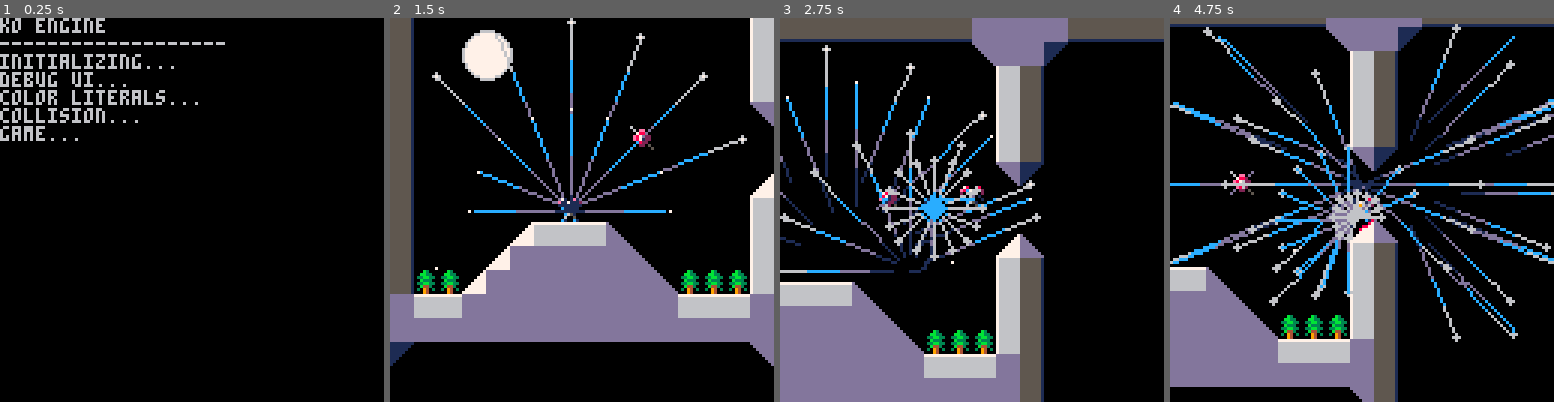
Above: before the commit, frames 1-4 (left to right).
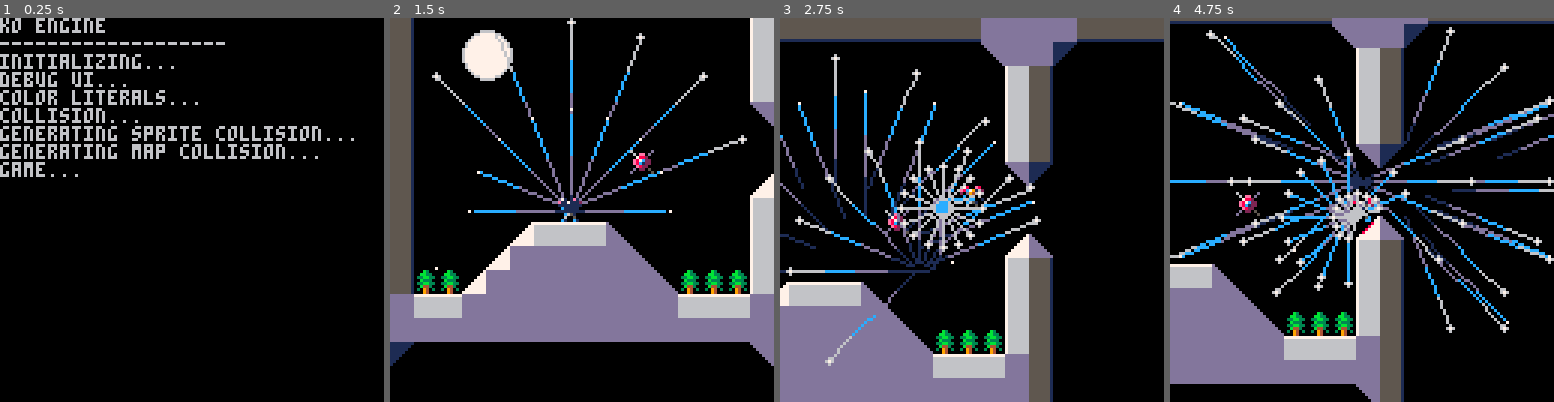
Above: after the commit, the same moments.

Repository: Shfty/carts
Game: PICO-8 cartridge PKO/PKO.p8
Same seed, same stepped clock (60 frames per second), same inputs: the game is played once before the commit and once after it.
Inputs (mouse positions are in pixels of both pictures, inside the frame that each line leads up to):
- Up to frame 1 (0.25 s): no input
- Up to frame 2 (1.5 s): tap X (X key) at 0.33, 1.07 s; click (670, 121) at 0.67 s; tap O (Z key) at 0.7 s; click (436, 267) at 1.22 s
- Up to frame 3 (2.75 s): hold Right 1.6-2.1 s; tap O (Z key) at 1.7, 2.1, 2.5 s; click (887, 114) at 1.77 s; tap X (X key) at 1.85 s; hold Up 2.15-2.42 s; click (952, 259) at 2.32 s; hold Right from 2.47 s (still down)
- Up to frame 4 (4.75 s): click (1404, 106) at 2.87 s; tap O (Z key) every 0.4 s from 2.9 to 4.5 s; tap X (X key) at 2.97, 4.08 s; release Right at 3.03 s; hold Left 3.08-3.58 s; click (1465, 256) at 3.42 s; hold Down 3.63-3.97 s; click (1231, 102) at 3.97 s; hold Right 4.02-4.68 s; click (1292, 248) at 4.52 s; hold Up from 4.73 s (still down)

The runs differ from the first frame. In frame 1, 2.8% of the frame differs, in the area x 0-93%, y 28-42%; in frame 2, 0.3%; in frame 3, 17%; in frame 4, 21%, in the area x 0-100%, y 0-100%.

Commit message:
Static collision generation for map

Diff:
--- a/PKO/PKO.p8
+++ b/PKO/PKO.p8
@@ -150,10 +150,8 @@
 -------------------------------
 log_buf = {}
 log_count = 1
-log_limit = 16
+log_limit = 1000
 function log(s)
-	if(debug == nil) return
-
 	local str = log_count..">"
 	str = str..tostr(s)
 	add(log_buf,str)
@@ -398,14 +396,17 @@
 
 	local sp = sidx2pos(s)
 
-	add(vs,trace_edge(s,1,1,true)-3.5)
-	add(vs,trace_edge(s,-1,1,true)-3.5)
-	add(vs,trace_edge(s,-1,1)-3.5)
-	add(vs,trace_edge(s,-1,-1)-3.5)
-	add(vs,trace_edge(s,-1,-1,true)-3.5)
-	add(vs,trace_edge(s,1,-1,true)-3.5)
-	add(vs,trace_edge(s,1,-1)-3.5)
-	add(vs,trace_edge(s,1,1)-3.5)
+	add(vs,trace_edge(s,1,1,true)-4)
+	add(vs,trace_edge(s,-1,1,true)-4)
+
+	add(vs,trace_edge(s,-1,1)-4)
+	add(vs,trace_edge(s,-1,-1)-4)
+
+	add(vs,trace_edge(s,-1,-1,true)-4)
+	add(vs,trace_edge(s,1,-1,true)-4)
+
+	add(vs,trace_edge(s,1,-1)-4)
+	add(vs,trace_edge(s,1,1)-4)
 
 	for i=#vs,1,-1 do
 		if(not vs[i]) del(vs,vs[i])
@@ -417,6 +418,11 @@
 		if(v1 == v2) then
 			del(vs,v1)
 		end
+	end
+
+	for v in all(vs) do
+		if(v.x > 0) v.x += 1
+		if(v.y > 0) v.y += 1
 	end
 
 	return vs
@@ -675,7 +681,17 @@
 end
 
 function geo:calculate_circle()
-	self.cr=self.be:len()
+	self.cr=max(self.be.x,self.be.y)
+end
+
+function geo:__eq(rhs)
+	if(self.cr!=rhs.cr) return false
+	if(self.be!=rhs.be) return false
+	if(#self.vs != #rhs.vs) return false
+	for i = 1, #self.vs do
+		if(self.vs[i] != rhs.vs[i]) return false
+	end
+	return true
 end
 
 --collision
@@ -703,12 +719,14 @@
 end
 
 col={
-	sprite_geo={}
+	sprite_geo={},
+	map_geo={}
 }
 
 function col:init(numspr)
 	numspr = numspr or 128
 
+	print("generating sprite collision...")
 	for i=0,numspr-1 do
 		if(fget(i)>0) then
 		 local vs = convex_hull(i)
@@ -716,6 +734,82 @@
 				geo:new(vs)
 		end
 	end
+
+	print("generating map collision...")
+	self:generate_map_geo()
+end
+
+function col:generate_map_geo(min,max)
+	min = min or vec2:new(0,0)
+	max = max or vec2:new(63,31)
+
+	-- create geo for each map tile
+	for y = min.y,max.y do
+		self.map_geo[y+1] = {}
+		for x = min.x,max.x do
+			self.map_geo[y+1][x+1] = {}
+			local p = vec2:new(x,y)
+			local s = mget(p)
+			if s > 0 then
+				self.map_geo[y+1][x+1] = {
+					t=trs:new((p*8)+4),
+					geo=self.sprite_geo[s]
+				}
+			end
+		end
+	end
+
+	local square_geo = geo:new({
+		vec2:new(4,-4),
+		vec2:new(4,4),
+		vec2:new(-4,4),
+		vec2:new(-4,-4),
+	})
+
+	-- merge vertical lines of square tiles
+	for y = 1,#self.map_geo do
+		for x = 1,#self.map_geo[y] do
+			local sg = self.map_geo[y][x]
+				if sg.geo != nil and sg.geo == square_geo and sg.t.s == vec2:new(1,1) then
+				for e = y+1,#self.map_geo do
+					local eg = self.map_geo[e][x]
+					if(eg.geo == nil) break
+					if(eg.geo != square_geo) break
+					if(eg.t.s != vec2:new(1,1)) break
+					self.map_geo[e][x] = {ptr=vec2:new(x,y)}
+					local nx = x - 1
+					local ny = y + ((e-y)-1)/2
+					self.map_geo[y][x].t.t =	vec2:new(
+						(nx*8)+4,
+						(ny*8)
+					)
+					self.map_geo[y][x].t.s.y = (e-y)+1
+				end
+			end
+		end
+	end
+
+	-- merge horizontal lines of square tiles
+	for y = 1,#self.map_geo do
+		for x = 1,#self.map_geo[y] do
+			local sg = self.map_geo[y][x]
+			if sg.geo != nil and sg.geo == square_geo and sg.t.s == vec2:new(1,1) then
+				for e = x+1,#self.map_geo[y] do
+					local eg = self.map_geo[y][e]
+					if(eg.geo == nil) break
+					if(eg.geo != square_geo) break
+					self.map_geo[y][e] = {ptr=vec2:new(x,y)}
+					local nx = x + ((e-x)-1)/2
+					local ny = (y-1)
+					self.map_geo[y][x].t.t =	vec2:new(
+						(nx*8),
+						(ny*8)+4
+					)
+					self.map_geo[y][x].t.s.x = (e-x)+1
+				end
+			end
+		end
+	end
 end
 
 --unified collision test
@@ -727,9 +821,9 @@
 
 --circle intersect circle
 function col:c_isect_c(at,ar,bt,br)
-	return (bt.t-at.t):len() <=
-								(at.s.x * ar) +
-								(bt.s.x * br)
+	return (bt.t-at.t):len() <
+								(max(at.s.x,at.s.y) * ar) +
+								(max(bt.s.x,bt.s.y) * br)
 end
 
 function col:b_isect_b(at,ae,bt,be)
@@ -743,10 +837,10 @@
 	local b1 = bp - sbe
 	local b2 = bp + sbe
 
-	return a1.x <= b2.x and
-								a2.x >= b1.x and
-								a1.y <= b2.y and
-								a2.y >= b1.y
+	return a1.x < b2.x and
+								a2.x > b1.x and
+								a1.y < b2.y and
+								a2.y > b1.y
 end
 
 --poly intersect poly
@@ -1608,9 +1702,11 @@
 		8
 	)
 end
-dbg_col=obj:subclass()
-
-function dbg_col:init()
+dbg_spr_col=obj:subclass({
+	name="debug map collision"
+})
+
+function dbg_spr_col:init()
 	obj.init(self)
 
 	for k,geo in pairs(col.sprite_geo) do
@@ -1625,7 +1721,7 @@
 			sc=9,
 			f=false
 		})
-		box:new(engself,{
+		box:new(self,{
 			trs=trs:new(
 				vec2:new(
 					4+(k%16)*10,
@@ -1646,6 +1742,91 @@
 		})
 	end
 end
+
+--poly
+--n-sided shape
+-------------------------------
+poly=shape:subclass({
+	name="poly",
+	vs=nil							--vertices
+})
+
+function poly:init()
+	shape.init(self)
+	self.vs = self.vs or {}
+end
+
+function poly:fromsprite(p,s,t)
+	print(#col.sprite_geo)
+	t = t or {}
+	t.geo=col.sprite_geo[s]
+	t.cm=fget(s)
+	return poly:new(p,t)
+end
+
+function poly:draw_stroke()
+	local p = self:t().t
+	local s = self:t().s
+	local vs = self.geo.vs
+
+	for i=1,#vs do
+		local v1 = vs[i]*s
+		local vp1 = v1 + p
+		local v2 = vs[i+1] or vs[1]
+		v2 *= s
+		local vp2 = v2 + p
+
+		if(v1.x > 0) vp1.x -= 1
+		if(v1.y > 0) vp1.y -= 1
+		if(v2.x > 0) vp2.x -= 1
+		if(v2.y > 0) vp2.y -= 1
+
+		d_line(vp1,vp2,self.sc)
+	end
+
+	for i=1,#vs do
+		local v1 = vs[i]*s
+		local vp1 = v1 + p
+		if(v1.x > 0) vp1.x -= 1
+		if(v1.y > 0) vp1.y -= 1
+
+		d_point(vp1,8)
+	end
+end
+
+dbg_map_col=obj:subclass({
+	name="debug map collision"
+})
+
+function dbg_map_col:init()
+	obj.init(self)
+
+	for y in all(col.map_geo) do
+		for x in all(y) do
+			if x.geo != nil then
+				poly:new(self,{
+					trs=x.t,
+					geo=x.geo
+				})
+
+				circle:new(self,{
+					trs=x.t,
+					r=x.geo.cr,
+					sc=9,
+					f=false
+				})
+
+				box:new(self,{
+					trs=x.t,
+					sz=x.geo.be,
+					sc=11,
+					f=false
+				})
+			end
+		end
+	end
+end
+
 debug={
 	ts_init_s = 0,
 	ts_init_e = 0,
@@ -1786,19 +1967,24 @@
 function map_isect(ot,og)
 	local op = ot.t
 	local ocr = og.cr
-	local o1 = op - ocr
-	local o2 = op + ocr
-	local ss = map_sprites_in(o1,o2)
+	local o1 = mpos2tile(op - ocr)
+	local o2 = mpos2tile(op + ocr)
 
 	local crs = {}
-	for s in all(ss) do
-		local r = col:isect(
-			ot,
-			og,
-			s.trs,
-			col.sprite_geo[s.s]
-		)
-		if(r) add(crs,r)
+	for y = max(o1.y+1,1),o2.y+1 do
+		for x = max(o1.x+1,1),o2.x+1 do
+			local mg = col.map_geo[y][x]
+			if(mg.ptr) mg = col.map_geo[mg.ptr.y][mg.ptr.x]
+			if(mg.geo != nil) then
+				local r = col:isect(
+					ot,
+					og,
+					mg.t,
+					mg.geo
+				)
+				if(r) add(crs,r)
+			end
+		end
 	end
 
 	return crs
@@ -1859,6 +2045,8 @@
 		local ps = map_find_sprites(obj.s)
 		for p in all(ps) do
 			mset(p, 0)
+			col.map_geo[p.y+1][p.x+1]={}
+
 			obj.o:new(obj.p,{
 				trs = trs:new((p*8)+4)
 			})
@@ -2156,8 +2344,8 @@
 		a=self.sa,
 		s=self.ss
 	})
+	self:trail()
 	self:graphic()
-	self:trail()
 end
 
 function missile:update()
@@ -2175,7 +2363,10 @@
 end
 
 function missile:graphic()
-	return circle:new(self)
+	return circle:new(self,{
+		sc=6,
+		fc=7
+	})
 end
 
 function missile:trail()
@@ -2297,7 +2488,7 @@
 	local t = self:t()
 	f_circ(
 		t.t,
-		self.r * t.s.x,
+		self.r * max(t.s.x,t.s.y),
  	self.fc
  )
 end
@@ -2306,7 +2497,7 @@
 	local t = self:t()
 	s_circ(
 		t.t,
-		self.r * t.s.x,
+		self.r * max(t.s.x,t.s.y),
  	self.sc
  )
 end
@@ -2400,6 +2591,8 @@
 			r=8,
 			geo=geo:new(8)
 		})
+
+		--dbg_map_col:new(engine.sg)
 	end
 end
 __gfx__
@@ -2460,7 +2653,7 @@
 000000dd555555551100000000000000000000000000000000000000000000000000000000000000000000000000000000000000000000000000000000000000
 0000000d111111111000000000000000000000000000000000000000000000000000000000000000000000000000000000000000000000000000000000000000
 __gff__
-0003020400000000000000000000000000000000000000000000000000000000000000000000000000000000000000000000000000000000000000000000000001010100000000000000000000000000010101000000000000000000000000000101010000000000000000000000000000000000000000000000000000000000
+0003020400000000000000000000000000000000000000000000000000000000000000000000000000000000000000000000000000000000000000000000000001010100000000000000000000000000010001000000000000000000000000000101010000000000000000000000000000000000000000000000000000000000
 0000000000000000000000000000000000000000000000000000000000000000000000000000000000000000000000000000000000000000000000000000000000000000000000000000000000000000000000000000000000000000000000000000000000000000000000000000000000000000000000000000000000000000
 __map__
 5151616161616161616161616161515151516161616161616161616161616161616161616161616161616161616161616161616161616161616161616161515100000000000000000000000000000000000000000000000000000000000000000000000000000000000000000000000000000000000000000000000000000000
@@ -2470,8 +2663,8 @@
 5200000000000000000000000000005052000000000000000000000000000000000000000000000000000000000000000000000000000000000000000000005000000000000000000000000000000000000000000000000000000000000000000000000000000000000000000000000000000000000000000000000000000000
 5200000000000000000000000000005052000000000000000000000000000000000000000000000000000000000000000000000000000000000000000000005000000000000000000000000000000000000000000000000000000000000000000000000000000000000000000000000000000000000000000000000000000000
 5200000000000000000000000000006062000000000000000000000000000000000000000000000000000000000000000000000000000000000000000000005000000000000000000000000000000000000000000000000000000000000000000000000000000000000000000000000000000000000000000000000000000000
+5200000000000000000000000000000000000000000000000000000000000000000000000000000000000000000000000000000000000000000000000000005000000000000000000000000000000000000000000000000000000000000000000000000000000000000000000000000000000000000000000000000000000000
 5200000000000000000002000000000000000000000000000000000000000000000000000000000000000000000000000000000000000000000000000000005000000000000000000000000000000000000000000000000000000000000000000000000000000000000000000000000000000000000000000000000000000000
-5200000000000000000000000000000000000000000000000000000000000000000000000000000000000000000000000000000000000000000000000000005000000000000000000000000000000000000000000000000000000000000000000000000000000000000000000000000000000000000000000000000000000000
 5200000000000000000000000000004042000000000000000000000000000000000000000000000000000000000000000000000000000000000000000000005000000000000000000000000000000000000000000000000000000000000000000000000000000000000000000000000000000000000000000000000000000000
 5200000000000001000000000000005052000000000000000000000000000000000000000000000000000000000000000000000000000000000000000000005000000000000000000000000000000000000000000000000000000000000000000000000000000000000000000000000000000000000000000000000000000000
 5200000000404141414200000000005052000000000000000000000000000000000000000000000000000000000000000000000000000000000000000000005000000000000000000000000000000000000000000000000000000000000000000000000000000000000000000000000000000000000000000000000000000000
--- a/PKO/inc/engine/debug.lua
+++ b/PKO/inc/engine/debug.lua
@@ -1,6 +1,7 @@
 require("dbg_ui")
 require("dbg_axis")
-require("dbg_col")
+require("dbg_spr_col")
+require("dbg_map_col")
 
 debug={
 	ts_init_s = 0,
--- /dev/null
+++ b/PKO/inc/engine/debug/dbg_map_col.lua
@@ -0,0 +1,34 @@
+require("poly")
+
+dbg_map_col=obj:subclass({
+	name="debug map collision"
+})
+
+function dbg_map_col:init()
+	obj.init(self)
+
+	for y in all(col.map_geo) do
+		for x in all(y) do
+			if x.geo != nil then
+				poly:new(self,{
+					trs=x.t,
+					geo=x.geo
+				})
+
+				circle:new(self,{
+					trs=x.t,
+					r=x.geo.cr,
+					sc=9,
+					f=false
+				})
+
+				box:new(self,{
+					trs=x.t,
+					sz=x.geo.be,
+					sc=11,
+					f=false
+				})
+			end
+		end
+	end
+end
--- a/PKO/inc/engine/debug/dbg_col.lua
+++ b/PKO/inc/engine/debug/dbg_spr_col.lua
@@ -1,6 +1,8 @@
-dbg_col=obj:subclass()
+dbg_spr_col=obj:subclass({
+	name="debug map collision"
+})
 
-function dbg_col:init()
+function dbg_spr_col:init()
 	obj.init(self)
 
 	for k,geo in pairs(col.sprite_geo) do
@@ -15,7 +17,7 @@
 			sc=9,
 			f=false
 		})
-		box:new(engself,{
+		box:new(self,{
 			trs=trs:new(
 				vec2:new(
 					4+(k%16)*10,
--- a/PKO/inc/engine/debug/dbg_ui/dbg_log.lua
+++ b/PKO/inc/engine/debug/dbg_ui/dbg_log.lua
@@ -1,4 +1,5 @@
 require("dbg_panel")
+require("logging")
 require("clip")
 require("rect")
 
--- a/PKO/inc/engine/obj/prim/graphic/shape/circle.lua
+++ b/PKO/inc/engine/obj/prim/graphic/shape/circle.lua
@@ -12,7 +12,7 @@
 	local t = self:t()
 	f_circ(
 		t.t,
-		self.r * t.s.x,
+		self.r * max(t.s.x,t.s.y),
  	self.fc
  )
 end
@@ -21,7 +21,7 @@
 	local t = self:t()
 	s_circ(
 		t.t,
-		self.r * t.s.x,
+		self.r * max(t.s.x,t.s.y),
  	self.sc
  )
 end
--- a/PKO/inc/engine/obj/prim/graphic/shape/poly.lua
+++ b/PKO/inc/engine/obj/prim/graphic/shape/poly.lua
@@ -27,16 +27,26 @@
 	local vs = self.geo.vs
 
 	for i=1,#vs do
-		local v1 = p + (vs[i]*s)
+		local v1 = vs[i]*s
+		local vp1 = v1 + p
 		local v2 = vs[i+1] or vs[1]
 		v2 *= s
-		v2 += p
+		local vp2 = v2 + p
 
-		d_line(v1,v2,self.sc)
+		if(v1.x > 0) vp1.x -= 1
+		if(v1.y > 0) vp1.y -= 1
+		if(v2.x > 0) vp2.x -= 1
+		if(v2.y > 0) vp2.y -= 1
+
+		d_line(vp1,vp2,self.sc)
 	end
 
 	for i=1,#vs do
-		local v1 = p + (vs[i]*s)
-		d_point(v1,8)
+		local v1 = vs[i]*s
+		local vp1 = v1 + p
+		if(v1.x > 0) vp1.x -= 1
+		if(v1.y > 0) vp1.y -= 1
+
+		d_point(vp1,8)
 	end
 end
--- a/PKO/inc/engine/obj/spawner.lua
+++ b/PKO/inc/engine/obj/spawner.lua
@@ -20,6 +20,8 @@
 		local ps = map_find_sprites(obj.s)
 		for p in all(ps) do
 			mset(p, 0)
+			col.map_geo[p.y+1][p.x+1]={}
+
 			obj.o:new(obj.p,{
 				trs = trs:new((p*8)+4)
 			})
--- a/PKO/inc/engine/utility/collision.lua
+++ b/PKO/inc/engine/utility/collision.lua
@@ -27,12 +27,14 @@
 end
 
 col={
-	sprite_geo={}
+	sprite_geo={},
+	map_geo={}
 }
 
 function col:init(numspr)
 	numspr = numspr or 128
 
+	print("generating sprite collision...")
 	for i=0,numspr-1 do
 		if(fget(i)>0) then
 		 local vs = convex_hull(i)
@@ -40,6 +42,82 @@
 				geo:new(vs)
 		end
 	end
+
+	print("generating map collision...")
+	self:generate_map_geo()
+end
+
+function col:generate_map_geo(min,max)
+	min = min or vec2:new(0,0)
+	max = max or vec2:new(63,31)
+
+	-- create geo for each map tile
+	for y = min.y,max.y do
+		self.map_geo[y+1] = {}
+		for x = min.x,max.x do
+			self.map_geo[y+1][x+1] = {}
+			local p = vec2:new(x,y)
+			local s = mget(p)
+			if s > 0 then
+				self.map_geo[y+1][x+1] = {
+					t=trs:new((p*8)+4),
+					geo=self.sprite_geo[s]
+				}
+			end
+		end
+	end
+
+	local square_geo = geo:new({
+		vec2:new(4,-4),
+		vec2:new(4,4),
+		vec2:new(-4,4),
+		vec2:new(-4,-4),
+	})
+
+	-- merge vertical lines of square tiles
+	for y = 1,#self.map_geo do
+		for x = 1,#self.map_geo[y] do
+			local sg = self.map_geo[y][x]
+				if sg.geo != nil and sg.geo == square_geo and sg.t.s == vec2:new(1,1) then
+				for e = y+1,#self.map_geo do
+					local eg = self.map_geo[e][x]
+					if(eg.geo == nil) break
+					if(eg.geo != square_geo) break
+					if(eg.t.s != vec2:new(1,1)) break
+					self.map_geo[e][x] = {ptr=vec2:new(x,y)}
+					local nx = x - 1
+					local ny = y + ((e-y)-1)/2
+					self.map_geo[y][x].t.t =	vec2:new(
+						(nx*8)+4,
+						(ny*8)
+					)
+					self.map_geo[y][x].t.s.y = (e-y)+1
+				end
+			end
+		end
+	end
+
+	-- merge horizontal lines of square tiles
+	for y = 1,#self.map_geo do
+		for x = 1,#self.map_geo[y] do
+			local sg = self.map_geo[y][x]
+			if sg.geo != nil and sg.geo == square_geo and sg.t.s == vec2:new(1,1) then
+				for e = x+1,#self.map_geo[y] do
+					local eg = self.map_geo[y][e]
+					if(eg.geo == nil) break
+					if(eg.geo != square_geo) break
+					self.map_geo[y][e] = {ptr=vec2:new(x,y)}
+					local nx = x + ((e-x)-1)/2
+					local ny = (y-1)
+					self.map_geo[y][x].t.t =	vec2:new(
+						(nx*8),
+						(ny*8)+4
+					)
+					self.map_geo[y][x].t.s.x = (e-x)+1
+				end
+			end
+		end
+	end
 end
 
 --unified collision test
@@ -51,9 +129,9 @@
 
 --circle intersect circle
 function col:c_isect_c(at,ar,bt,br)
-	return (bt.t-at.t):len() <=
-								(at.s.x * ar) +
-								(bt.s.x * br)
+	return (bt.t-at.t):len() <
+								(max(at.s.x,at.s.y) * ar) +
+								(max(bt.s.x,bt.s.y) * br)
 end
 
 function col:b_isect_b(at,ae,bt,be)
@@ -67,10 +145,10 @@
 	local b1 = bp - sbe
 	local b2 = bp + sbe
 
-	return a1.x <= b2.x and
-								a2.x >= b1.x and
-								a1.y <= b2.y and
-								a2.y >= b1.y
+	return a1.x < b2.x and
+								a2.x > b1.x and
+								a1.y < b2.y and
+								a2.y > b1.y
 end
 
 --poly intersect poly
--- a/PKO/inc/engine/utility/logging.lua
+++ b/PKO/inc/engine/utility/logging.lua
@@ -5,10 +5,8 @@
 -------------------------------
 log_buf = {}
 log_count = 1
-log_limit = 16
+log_limit = 1000
 function log(s)
-	if(debug == nil) return
-
 	local str = log_count..">"
 	str = str..tostr(s)
 	add(log_buf,str)
--- a/PKO/inc/engine/utility/map.lua
+++ b/PKO/inc/engine/utility/map.lua
@@ -70,19 +70,24 @@
 function map_isect(ot,og)
 	local op = ot.t
 	local ocr = og.cr
-	local o1 = op - ocr
-	local o2 = op + ocr
-	local ss = map_sprites_in(o1,o2)
+	local o1 = mpos2tile(op - ocr)
+	local o2 = mpos2tile(op + ocr)
 
 	local crs = {}
-	for s in all(ss) do
-		local r = col:isect(
-			ot,
-			og,
-			s.trs,
-			col.sprite_geo[s.s]
-		)
-		if(r) add(crs,r)
+	for y = max(o1.y+1,1),o2.y+1 do
+		for x = max(o1.x+1,1),o2.x+1 do
+			local mg = col.map_geo[y][x]
+			if(mg.ptr) mg = col.map_geo[mg.ptr.y][mg.ptr.x]
+			if(mg.geo != nil) then
+				local r = col:isect(
+					ot,
+					og,
+					mg.t,
+					mg.geo
+				)
+				if(r) add(crs,r)
+			end
+		end
 	end
 
 	return crs
--- a/PKO/inc/engine/utility/math/geo.lua
+++ b/PKO/inc/engine/utility/math/geo.lua
@@ -54,5 +54,15 @@
 end
 
 function geo:calculate_circle()
-	self.cr=self.be:len()
+	self.cr=max(self.be.x,self.be.y)
 end
+
+function geo:__eq(rhs)
+	if(self.cr!=rhs.cr) return false
+	if(self.be!=rhs.be) return false
+	if(#self.vs != #rhs.vs) return false
+	for i = 1, #self.vs do
+		if(self.vs[i] != rhs.vs[i]) return false
+	end
+	return true
+end
--- a/PKO/inc/engine/utility/sprites.lua
+++ b/PKO/inc/engine/utility/sprites.lua
@@ -81,14 +81,17 @@
 
 	local sp = sidx2pos(s)
 
-	add(vs,trace_edge(s,1,1,true)-3.5)
-	add(vs,trace_edge(s,-1,1,true)-3.5)
-	add(vs,trace_edge(s,-1,1)-3.5)
-	add(vs,trace_edge(s,-1,-1)-3.5)
-	add(vs,trace_edge(s,-1,-1,true)-3.5)
-	add(vs,trace_edge(s,1,-1,true)-3.5)
-	add(vs,trace_edge(s,1,-1)-3.5)
-	add(vs,trace_edge(s,1,1)-3.5)
+	add(vs,trace_edge(s,1,1,true)-4)
+	add(vs,trace_edge(s,-1,1,true)-4)
+
+	add(vs,trace_edge(s,-1,1)-4)
+	add(vs,trace_edge(s,-1,-1)-4)
+
+	add(vs,trace_edge(s,-1,-1,true)-4)
+	add(vs,trace_edge(s,1,-1,true)-4)
+
+	add(vs,trace_edge(s,1,-1)-4)
+	add(vs,trace_edge(s,1,1)-4)
 
 	for i=#vs,1,-1 do
 		if(not vs[i]) del(vs,vs[i])
@@ -102,5 +105,10 @@
 		end
 	end
 
+	for v in all(vs) do
+		if(v.x > 0) v.x += 1
+		if(v.y > 0) v.y += 1
+	end
+
 	return vs
 end
--- a/PKO/src/pko_game.lua
+++ b/PKO/src/pko_game.lua
@@ -97,5 +97,7 @@
 			r=8,
 			geo=geo:new(8)
 		})
+
+		--dbg_map_col:new(engine.sg)
 	end
 end
--- a/PKO/src/pko_game/projectiles/missile.lua
+++ b/PKO/src/pko_game/projectiles/missile.lua
@@ -19,8 +19,8 @@
 		a=self.sa,
 		s=self.ss
 	})
+	self:trail()
 	self:graphic()
-	self:trail()
 end
 
 function missile:update()
@@ -38,7 +38,10 @@
 end
 
 function missile:graphic()
-	return circle:new(self)
+	return circle:new(self,{
+		sc=6,
+		fc=7
+	})
 end
 
 function missile:trail()
